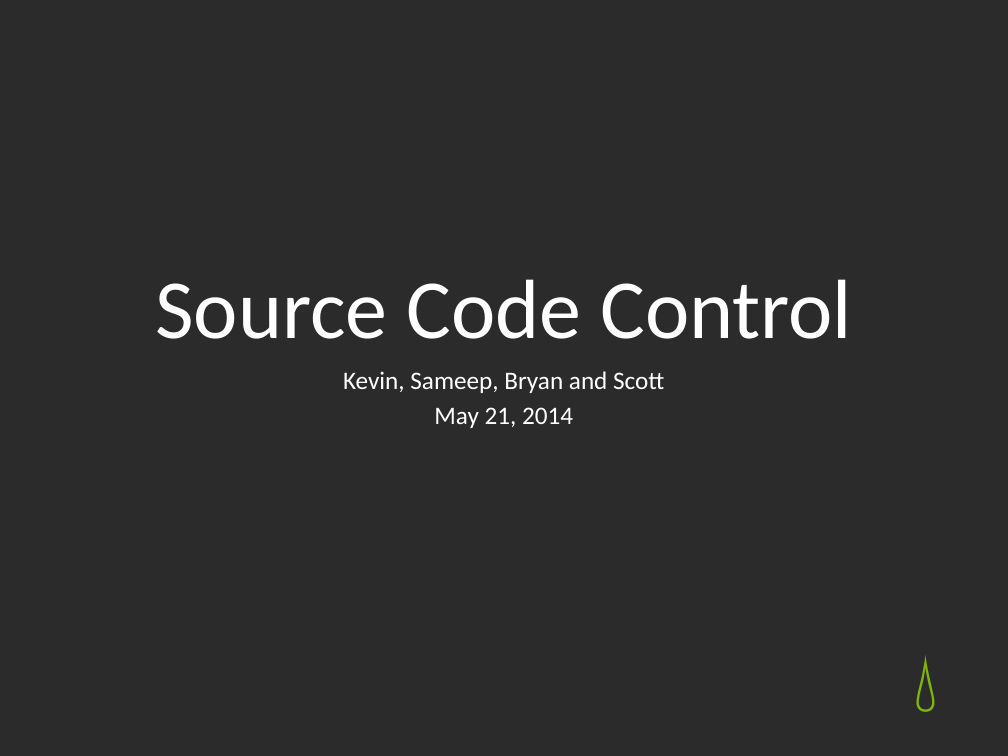
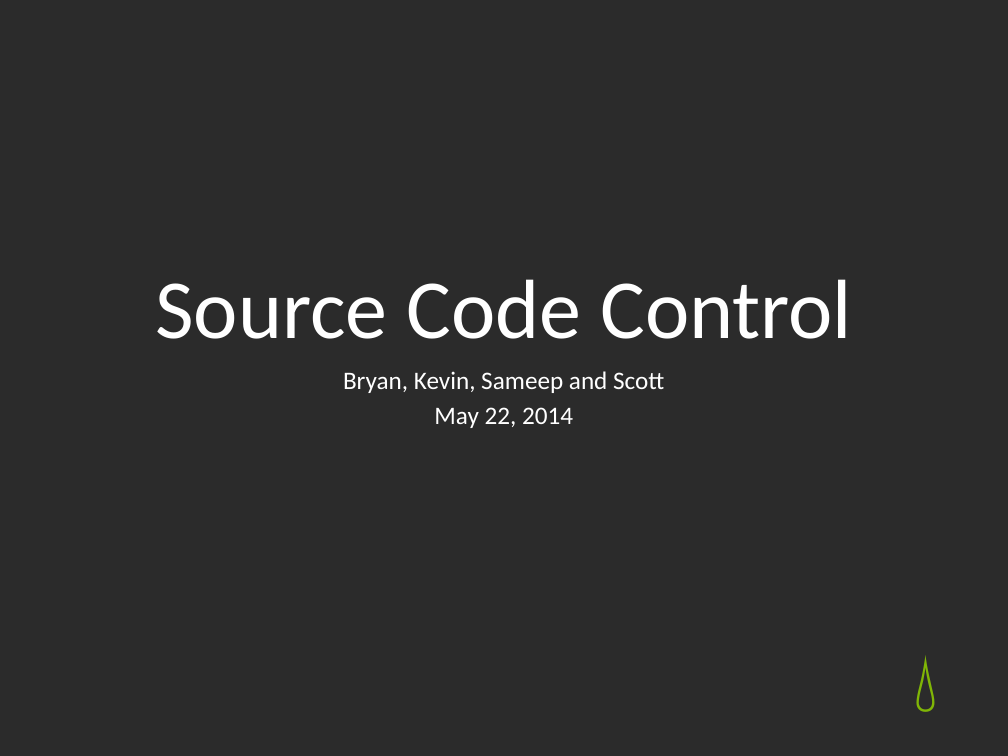
Before and after one commit to kevin-j-m/fedex-day, a slide deck: slide 1 of Fed Ex Days - Source Code Control presentation.pptx. Drawn at 1008x756 pixels with LibreOffice and Linux fonts; fonts in the diff are those of the drawing; background and template pictures are left out; a plain dark background stands for a picture behind light text. Boxes give left, top, right and bottom in pixels: in the first picture for what was removed or moved away, otherwise in the second. Text is boxed around its words. In the diff, an @@ line names an element or a change of style, - is before the commit and + after.

```diff
--- a/Fed Ex Days - Source Code Control presentation.pptx
+++ b/Fed Ex Days - Source Code Control presentation.pptx
@@ subtitle at bbox=[343, 371, 664, 428]: text changed @@
-Kevin, Sameep, Bryan and Scott
-May 21, 2014
+Bryan, Kevin, Sameep and Scott
+May 22, 2014
```
Also in this commit, not shown: 5 other slides changed, 16 slides added, 1 slide removed.
